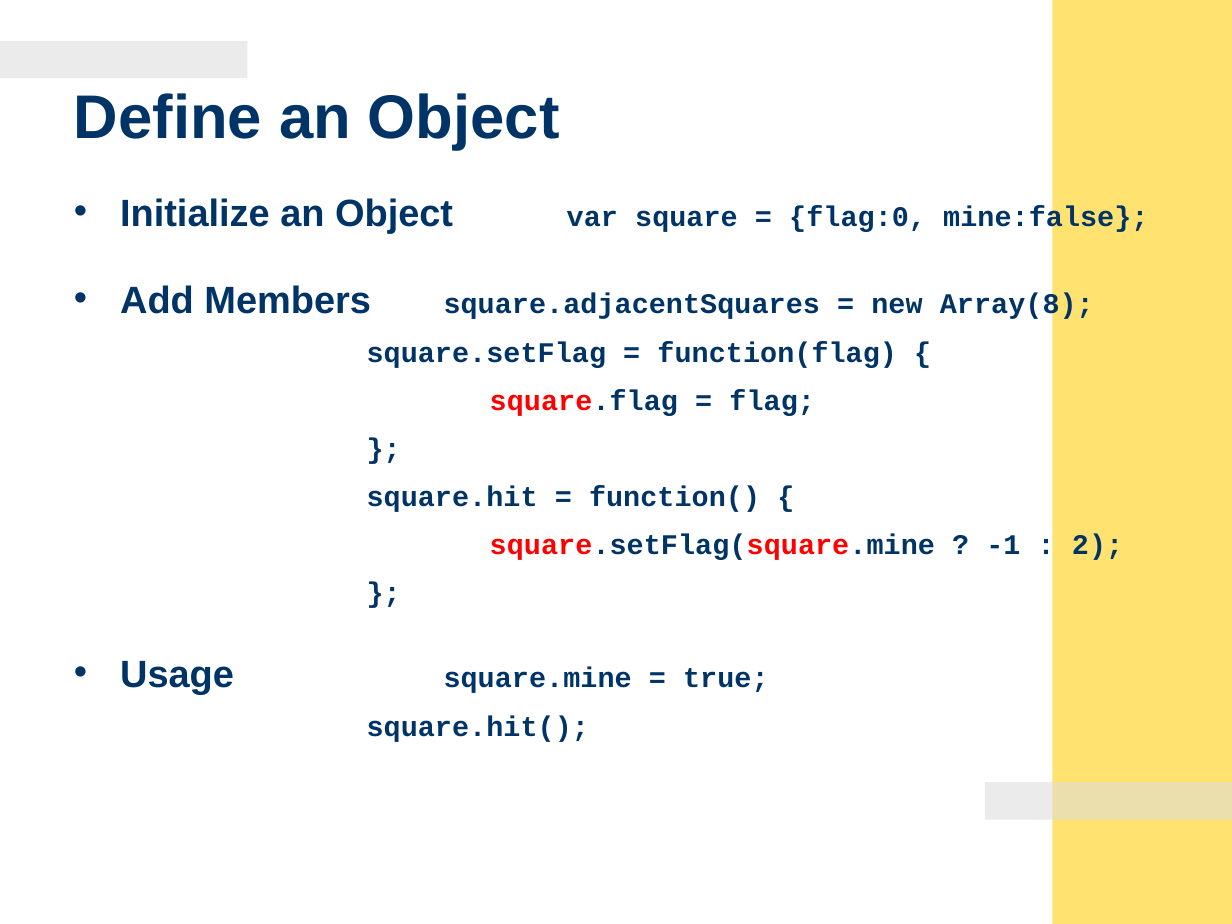
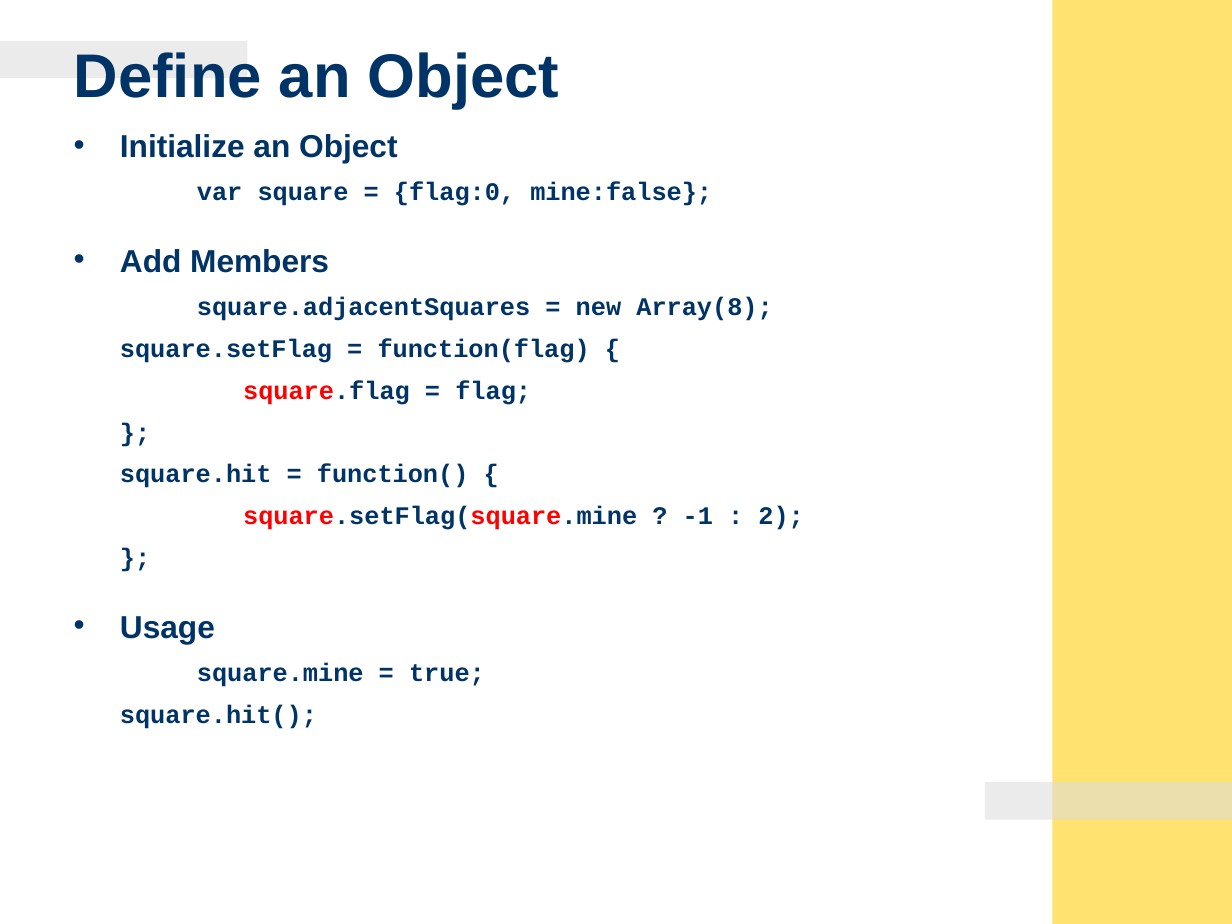
Before and after one commit to auntyellow/js, a slide deck: slide 6 of JavaScript - Object-Oriented Programming & Remote Scripting.ppt. Drawn at 1232x924 pixels with LibreOffice and Linux fonts; fonts in the diff are those of the drawing; background and template pictures are left out. Boxes give left, top, right and bottom in pixels: in the first picture for what was removed or moved away, otherwise in the second. Text is boxed around its words. In the diff, an @@ line names an element or a change of style, - is before the commit and + after.

```diff
--- a/JavaScript - Object-Oriented Programming & Remote Scripting.ppt
+++ b/JavaScript - Object-Oriented Programming & Remote Scripting.ppt
@@ title "Define an Object": place and size @@
-title "Define an Object" at [74,93,560,150]
+title "Define an Object" at [74,52,560,109]
@@ text "Initialize an Object": place and size @@
-text "Initialize an Object" at [120,198,1148,742]
+text "Initialize an Object" at [120,134,803,729]
@@ text at [120,134,772,321]: text changed; size 16.6 to 14.8 pt @@
-• Initialize an Object var square = {flag:0, mine:false};
-• Add Members square.adjacentSquares = new Array(8);
+• Initialize an Object
+var square = {flag:0, mine:false};
+• Add Members
+square.adjacentSquares = new Array(8);
@@ text at [120,338,803,729]: size 16.6 to 14.8 pt in "square.setFlag = function(flag) {", "square.flag = flag;", "};", "square.hit = function() {" and 3 more places; line spacing 0.8 to 0.7 @@
@@ text at [120,616,485,687]: text changed; size 16.6 to 14.8 pt @@
-• Usage square.mine = true;
+• Usage
+square.mine = true;
```
Also in this commit, not shown: 7 other slides changed, 2 other files.
